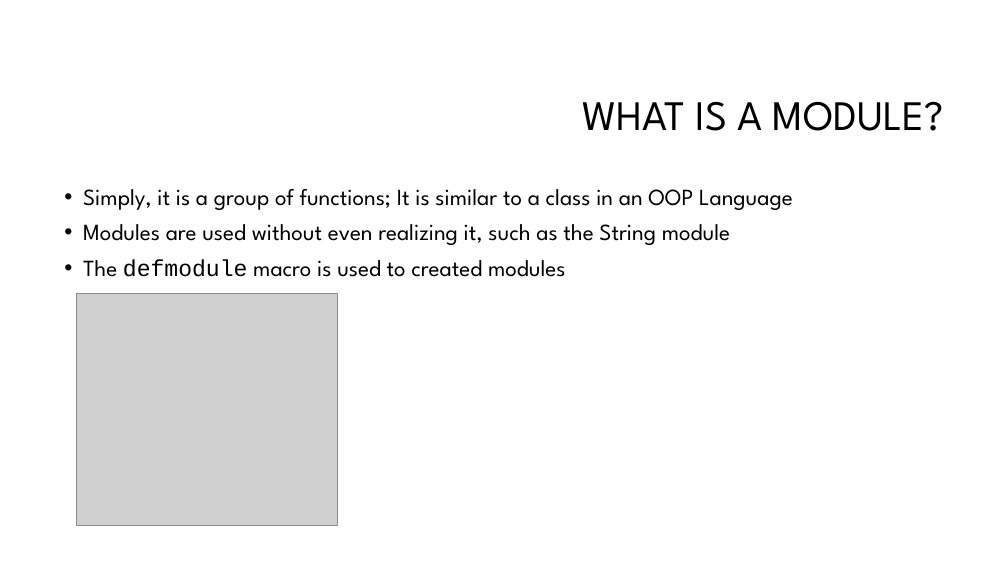
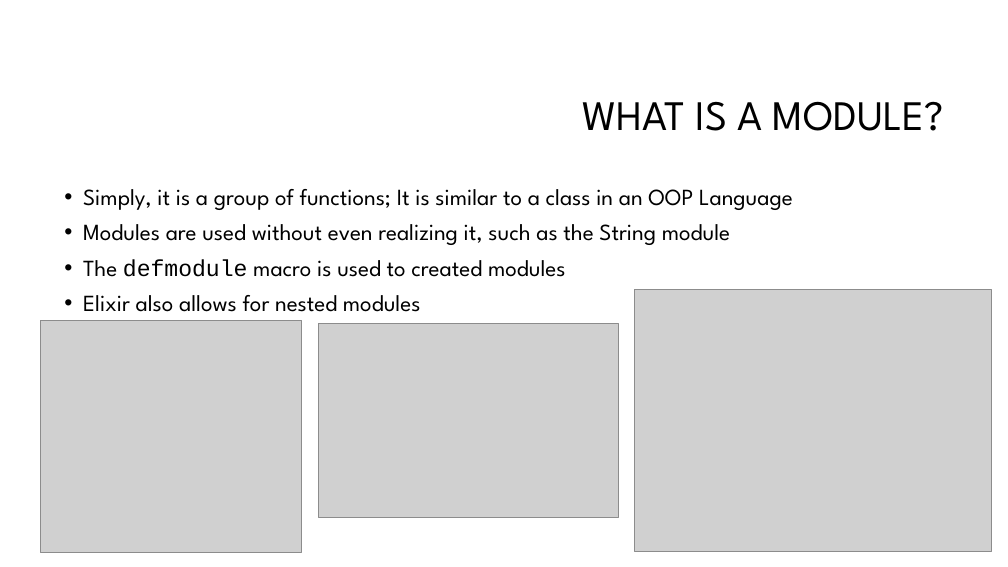
Before and after one commit to arakla/67495_elixir_code, a slide deck: slide 2 of Modules/Modules.pptx. Drawn at 1008x567 pixels with LibreOffice and Linux fonts; fonts in the diff are those of the drawing; grey boxes stand for pictures; background and template pictures are left out. Boxes give left, top, right and bottom in pixels: in the first picture for what was removed or moved away, otherwise in the second. Text is boxed around its words. In the diff, an @@ line names an element or a change of style, - is before the commit and + after.

Commit message:
Updated slides with nested modules and added example code;

```diff
--- a/Modules/Modules.pptx
+++ b/Modules/Modules.pptx
@@ text at (x1=83, y1=295, x2=421, y2=312): paragraph added @@
+• Elixir also allows for nested modules
@@ picture added at (x1=634, y1=290, x2=992, y2=551) @@
@@ picture moved from (x1=76, y1=293, x2=338, y2=526) to (x1=41, y1=320, x2=302, y2=552) @@
@@ picture added at (x1=318, y1=324, x2=619, y2=517) @@
```
Also in this commit, not shown: 1 other slide changed, 3 other files.
